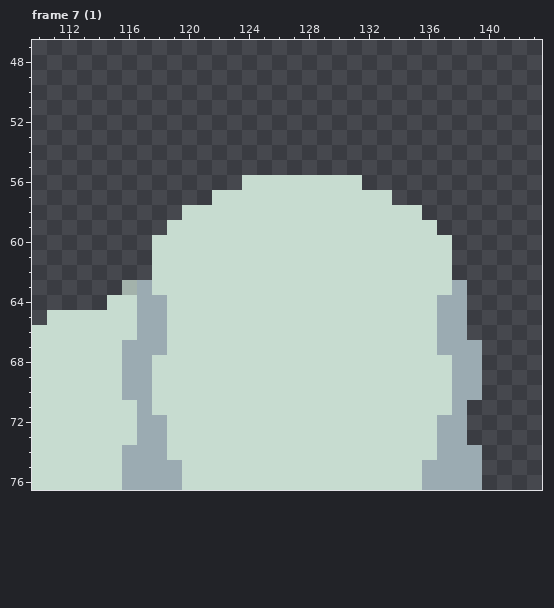
Pixel-art file -- resources/kid/unpacked/asesprite/helms/steel.aseprite. The picture above was drawn from the file before the commit.
256x256 pixels, 64 frames. Pixels under 10% opacity are left out. Colours within 5 levels of each other are drawn and written as one. Shown: frame 7 (1): x 110..143, y 47..76. The commit also changed other frames or places, which this record leaves out.
The same view after the edit:
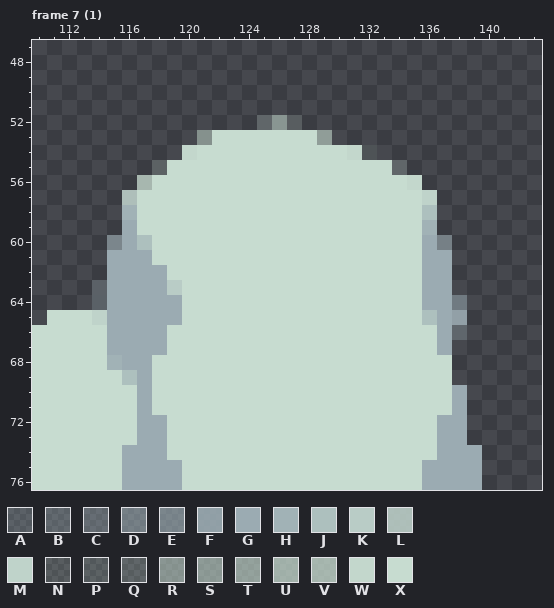
Palette (. is transparent): A #9babb240  B #9babb254  C #9babb260  D #9babb28f  E #9babb29f  F #9babb2e3  G #9babb2  H #a1b2b6  J #adc0be  K #b9ccc6  L #bbcec7e3  M #bfd3ca  N #c7dcd024  P #c7dcd02c  Q #c7dcd034  R #c7dcd087  S #c7dcd08f  T #c7dcd09b  U #c7dcd0b7  V #c7dcd0bf  W #c7dcd0f7  X #c7dcd0
Edits made:
Frame 7 (1), layer "running":
y 52: x 125..127 ... -> QSN
y 53: x 121..129 ......... -> RXXXXXXXT
y 54: x 120..132 ............. -> WXXXXXXXXXXWN
y 55: x 118..134 ................. -> PXXXXXXXXXXXXXXXQ
y 56: x 117..123 ....... -> VXXXXXX; x 132..135 .... -> XXXW
y 57: x 116..121 ...... -> LXXXXX; x 134..136 ... -> XXM
y 58: x 116..119 .... -> HXXX; x 136 . -> J
y 59: x 116..118 ... -> GXX; x 136 X -> H
y 60: x 115..117 ... -> EGJ; x 136..137 XX -> GD
y 61: x 115..117 ... -> GGG; x 136..137 XX -> GG
y 62: x 115..118 ...X -> GGGG; x 136..137 XX -> GG
y 63: x 114..116 ..U -> AGG; x 118..119 XX -> GK; x 136..138 XXG -> GG.
y 64: x 114..116 .XX -> BGG; x 119 X -> G; x 136 X -> G; x 138 G -> D
y 65: x 114..116 XXX -> MGG; x 119 X -> G; x 136 X -> J; x 138 G -> F
y 66: x 115..116 XX -> GG; x 138 G -> C
y 67: x 115 X -> G; x 138..139 GG -> ..
y 68: x 115 X -> H; x 138..139 GG -> ..
y 69: x 116 G -> J; x 138..139 GG -> ..
y 70: x 116 G -> X; x 139 G -> .
Boxes around the changes in both pictures, in picture pixels (x1, y1, x2, y2):
changed: (92, 115, 482, 400)
